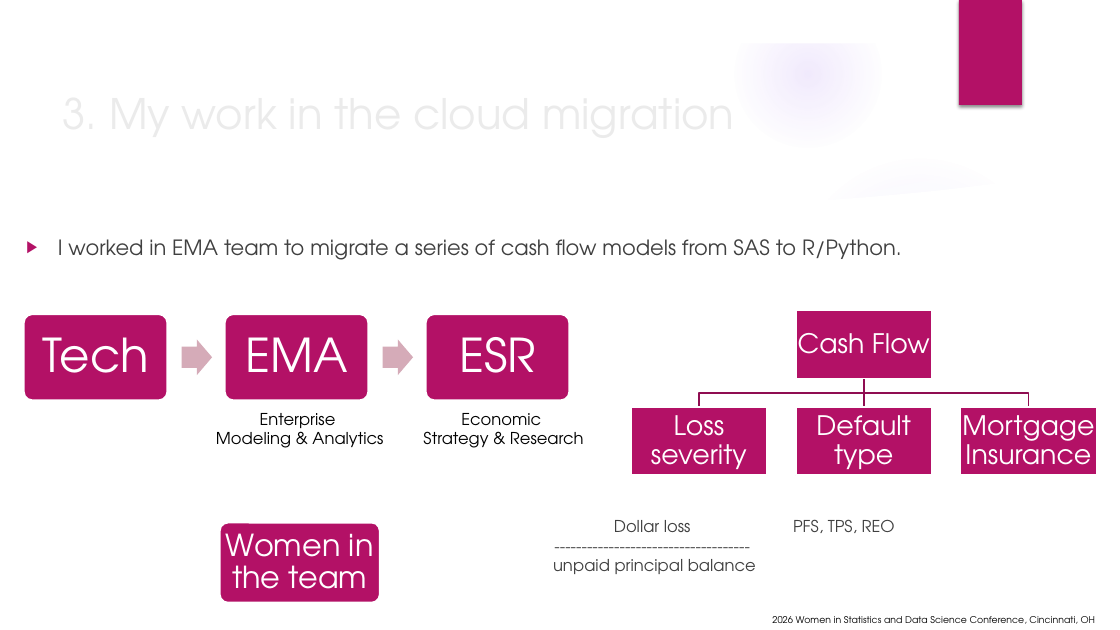
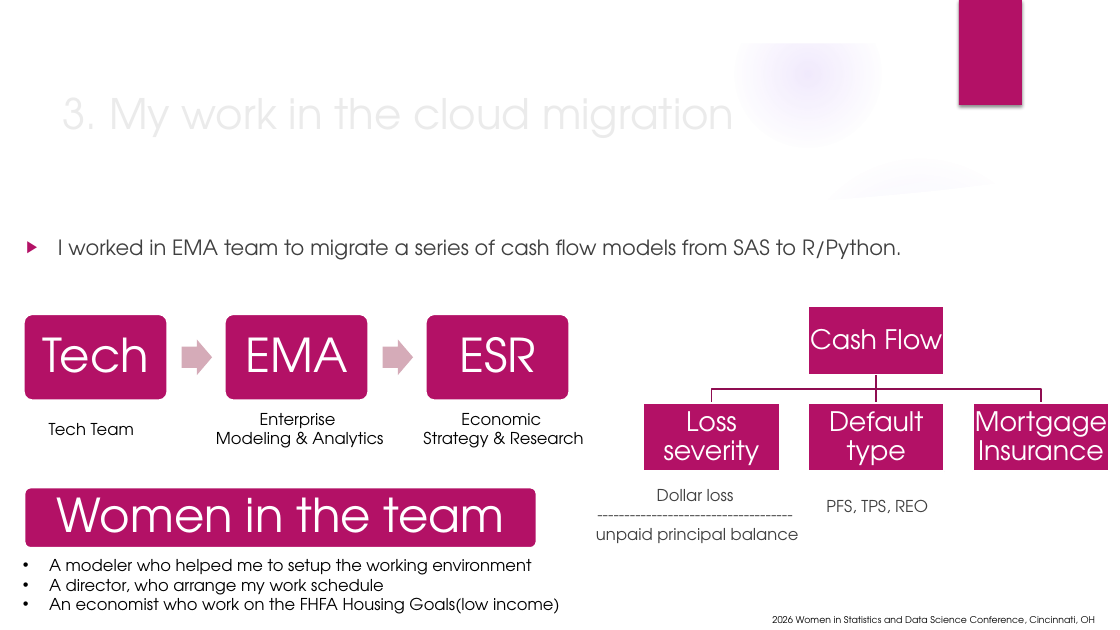
Before and after one commit to wx2123/WSDS-2026-OH, a slide deck: slide 6 of From On-Premises to Cloud.pptx. Drawn at 1120x630 pixels with LibreOffice and Linux fonts; fonts in the diff are those of the drawing; background and template pictures are left out. Boxes give left, top, right and bottom in pixels: in the first picture for what was removed or moved away, otherwise in the second. Text is boxed around its words. In the diff, an @@ line names an element or a change of style, - is before the commit and + after.

```diff
--- a/From On-Premises to Cloud.pptx
+++ b/From On-Premises to Cloud.pptx
@@ 2 texts, 2 freeform shapes, 2 rectangles: place and size @@
-2 texts, 2 freeform shapes, 2 rectangles at (796, 311, 1028, 477)
+2 texts, 2 freeform shapes, 2 rectangles at (808, 307, 1041, 473)
@@ 2 texts, 2 rectangles, 1 freeform shape: place and size @@
-2 texts, 2 rectangles, 1 freeform shape at (631, 379, 1096, 477)
+2 texts, 2 rectangles, 1 freeform shape at (644, 375, 1109, 473)
@@ text added at (49, 423, 134, 435), 14 pt, text #000000 @@
+Tech Team
@@ rounded rectangle: place and size @@
-rounded rectangle at (220, 523, 380, 602)
+rounded rectangle at (24, 487, 536, 548)
@@ text "Women in the team": place and size @@
-text "Women in the team" at (226, 533, 374, 603)
+text "Women in the team" at (57, 484, 505, 554)
@@ text "Women in the team" at (57, 484, 505, 554): size 26 to 40 pt; more space between paragraphs @@
@@ text "Dollar loss": place and size @@
-text "Dollar loss" at (553, 520, 756, 574)
+text "Dollar loss" at (596, 489, 799, 543)
@@ text "PFS, TPS, REO": place and size @@
-text "PFS, TPS, REO" at (793, 519, 895, 533)
+text "PFS, TPS, REO" at (826, 499, 928, 513)
@@ text added at (49, 559, 560, 614), 14 pt, text #000000 @@
+• A modeler who helped me to setup the working environment
+• A director, who arrange my work schedule
+• An economist who work on the FHFA Housing Goals(low income)
```
Also in this commit, not shown: 9 other slides changed, 1 slide added.
